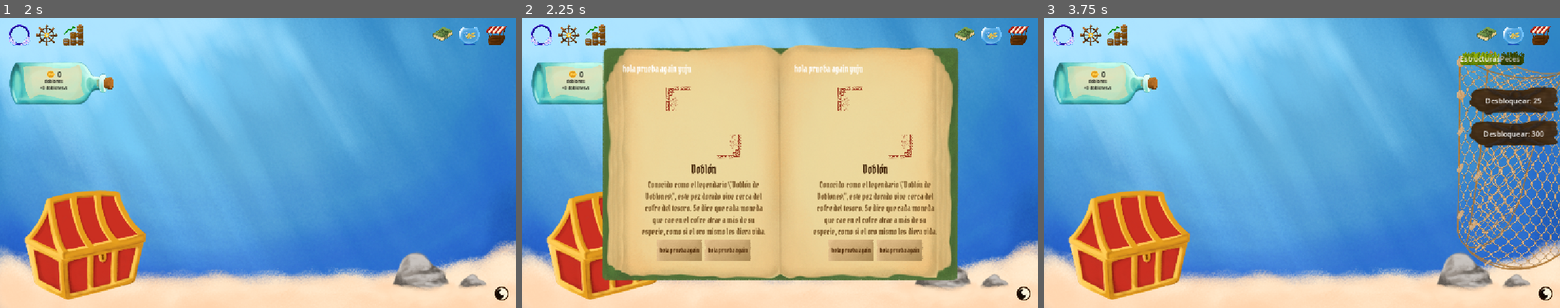
Above: before the commit, frames 1-3 (left to right).
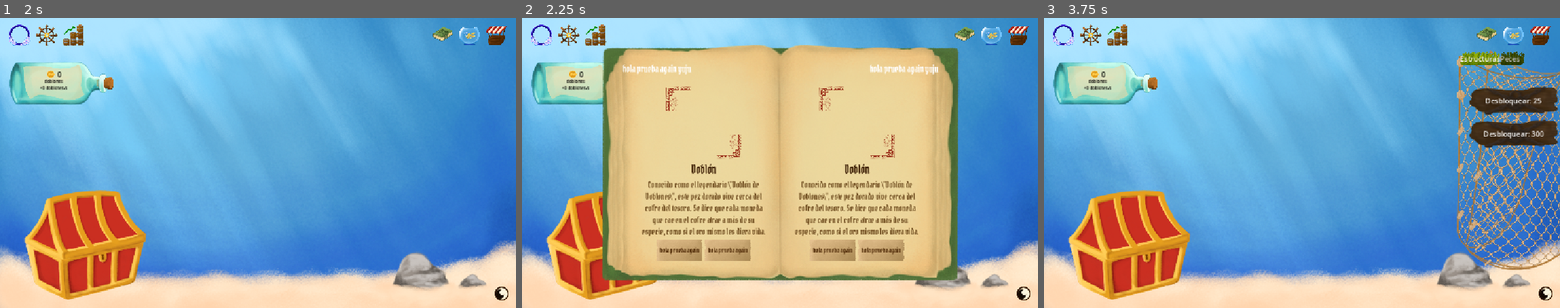
Above: after the commit, the same moments.

Repository: Niett204/fish-clicks
Game: Godot game, scene res://scenes/main.tscn
Same seed, same stepped clock (60 frames per second), same inputs: the game is played once before the commit and once after it.
Inputs (mouse positions are in pixels of both pictures, inside the frame that each line leads up to):
- Up to frame 1 (2 s): click (20, 35) at 0.5 s; click (72, 35) at 1.25 s
- Up to frame 2 (2.25 s): click (965, 35) at 2 s
- Up to frame 3 (3.75 s): click (1513, 35) at 2.75 s; click (1539, 35) at 3.5 s

Frame 1 is identical in both runs. In frame 2, 3.5% of the frame differs, in the area x 52-81%, y 16-84%; in frame 3, nothing differs.

Commit message:
Botones derechos + segundo pez
Añadidos los botones derechos de rareza funcionales y la visualización de más peces en el libro.

Diff:
--- a/client/fish-clicks-main/scenes/UI/encyclopedia.gd
+++ b/client/fish-clicks-main/scenes/UI/encyclopedia.gd
@@ -1,7 +1,7 @@
 extends Control
 
 @onready var http_request: HTTPRequest = $HTTPRequest
-@onready var rareza_container: VBoxContainer = $FondoLibro/RarezaContainer
+@onready var rareza_container: VBoxContainer = $FondoLibro/RarezaPanel/RarezaContainer
 
 @onready var tag_bg_izq: TextureRect = $FondoLibro/ContenedorLibro/PaginaIzq/MarginIzq/VBoxIzq/tag_bg_izq
 @onready var tag_rareza_izq: Label = $FondoLibro/ContenedorLibro/PaginaIzq/MarginIzq/VBoxIzq/tag_bg_izq/TagRarezaIzq
@@ -10,7 +10,9 @@
 @onready var descripcion_izq: RichTextLabel = $FondoLibro/ContenedorLibro/PaginaIzq/MarginIzq/VBoxIzq/DescripcionIzq
 @onready var stat_izq: Label = $FondoLibro/ContenedorLibro/PaginaIzq/MarginIzq/VBoxIzq/HBoxIzq/tag_bg_izq2/StatIzq
 @onready var habitat_izq: Label = $FondoLibro/ContenedorLibro/PaginaIzq/MarginIzq/VBoxIzq/HBoxIzq/tag_bg_izq3/HabitatIzq
-
+@onready var marco_pez_izq: TextureRect = $FondoLibro/ContenedorLibro/PaginaIzq/MarginIzq/VBoxIzq/marco_pez_izq
+@onready var tag_bg_izq2: TextureRect = $FondoLibro/ContenedorLibro/PaginaIzq/MarginIzq/VBoxIzq/HBoxIzq/tag_bg_izq2
+@onready var tag_bg_izq3: TextureRect = $FondoLibro/ContenedorLibro/PaginaIzq/MarginIzq/VBoxIzq/HBoxIzq/tag_bg_izq3
 
 @onready var tag_bg_der: TextureRect = $FondoLibro/ContenedorLibro/PaginaDer/MarginDer/VBoxDer/tag_bg_der
 @onready var tag_rareza_der: Label = $FondoLibro/ContenedorLibro/PaginaDer/MarginDer/VBoxDer/tag_bg_der/TagRarezaDer
@@ -19,6 +21,9 @@
 @onready var descripcion_der: RichTextLabel = $FondoLibro/ContenedorLibro/PaginaDer/MarginDer/VBoxDer/DescripcionDer
 @onready var stat_der: Label = $FondoLibro/ContenedorLibro/PaginaDer/MarginDer/VBoxDer/HBoxDer/tag_bg_der2/StatDer
 @onready var habitat_der: Label = $FondoLibro/ContenedorLibro/PaginaDer/MarginDer/VBoxDer/HBoxDer/tag_bg_der3/HabitatDer
+@onready var marco_pez_der: TextureRect = $FondoLibro/ContenedorLibro/PaginaDer/MarginDer/VBoxDer/marco_pez_der
+@onready var tag_bg_der2: TextureRect = $FondoLibro/ContenedorLibro/PaginaDer/MarginDer/VBoxDer/HBoxDer/tag_bg_der2
+@onready var tag_bg_der3: TextureRect = $FondoLibro/ContenedorLibro/PaginaDer/MarginDer/VBoxDer/HBoxDer/tag_bg_der3
 
 @onready var btn_anterior: TextureButton = $BtnAnterior
 @onready var btn_siguiente: TextureButton = $BtnSiguiente
@@ -28,7 +33,7 @@
 var rareza_actual: String = ""
 var rarezas_disponibles: Array = []
 
-var pez_ids_desbloqueados: Array[int] = [1]
+var pez_ids_desbloqueados: Array[int] = [1,2]
 
 enum RequestMode {
 	LOAD_ALL_FOR_RAREZAS,
@@ -141,19 +146,72 @@
 	for child in rareza_container.get_children():
 		child.queue_free()
 
-	var btn_todas := Button.new()
-	btn_todas.text = "Todas"
-	btn_todas.size_flags_horizontal = Control.SIZE_EXPAND_FILL
-	btn_todas.pressed.connect(func(): cambiar_rareza(""))
-	rareza_container.add_child(btn_todas)
+	_anadir_tab_todos()
 
 	for r in rarezas_disponibles:
-		var btn := Button.new()
-		btn.text = capitalizar_rareza(r)
-		btn.size_flags_horizontal = Control.SIZE_EXPAND_FILL
-		btn.pressed.connect(func(): cambiar_rareza(r))
-		rareza_container.add_child(btn)
-
+		_anadir_tab_rareza(r)
+
+
+func _anadir_tab_rareza(rareza: String) -> void:
+	var btn := TextureButton.new()
+
+	var textura := get_boton_rareza_texture(rareza)
+	if textura == null:
+		return
+
+	btn.texture_normal = textura
+	btn.texture_hover = textura
+	btn.texture_pressed = textura
+
+	# Estas dos cosas son las que tú necesitas
+	btn.ignore_texture_size = true
+	btn.stretch_mode = TextureButton.STRETCH_SCALE
+	btn.custom_minimum_size = Vector2(40, 30)
+
+	# Evita que el VBox lo estire
+	btn.size_flags_horizontal = Control.SIZE_SHRINK_CENTER
+	btn.size_flags_vertical = Control.SIZE_SHRINK_CENTER
+
+	btn.pressed.connect(func(): cambiar_rareza(rareza))
+
+	rareza_container.add_child(btn)
+
+func get_boton_rareza_texture(rareza: String) -> Texture2D:
+	match rareza.to_lower():
+		"comun":
+			return load("res://assets/ui/tags/tag_comun_vertical_OK.png")
+		"raro":
+			return load("res://assets/ui/tags/tag_raro_vertical_OK.png")
+		"epico":
+			return load("res://assets/ui/tags/tag_epico_vertical_OK.png")
+		"mitico":
+			return load("res://assets/ui/tags/tag_mitico_vertical_OK.png")
+		"ancestral":
+			return load("res://assets/ui/tags/tag_ancestral_vertical_OK.png")
+		_:
+			return null
+
+func _anadir_tab_todos() -> void:
+	var btn := TextureButton.new()
+
+	var textura := load("res://assets/ui/tags/tag_todos_vertical_OK.png")
+	if textura == null:
+		return
+
+	btn.texture_normal = textura
+	btn.texture_hover = textura
+	btn.texture_pressed = textura
+
+	btn.ignore_texture_size = true
+	btn.stretch_mode = TextureButton.STRETCH_SCALE
+	btn.custom_minimum_size = Vector2(40, 30)
+
+	btn.size_flags_horizontal = Control.SIZE_SHRINK_CENTER
+	btn.size_flags_vertical = Control.SIZE_SHRINK_CENTER
+
+	btn.pressed.connect(func(): cambiar_rareza(""))
+
+	rareza_container.add_child(btn)
 
 func cambiar_rareza(nueva_rareza: String) -> void:
 	if rareza_actual == nueva_rareza:
@@ -192,38 +250,72 @@
 	if is_left:
 		tag_rareza_izq.text = rareza
 		tag_bg_izq.texture = get_rareza_texture(rareza_raw)
+
+		marco_pez_izq.texture = get_marco_pez_texture()
+		pez_izq.texture = get_fish_texture(int(fish.get("id", -1)))
+
 		nombre_izq.text = nombre
 		descripcion_izq.text = descripcion
+
+		tag_bg_izq2.texture = get_tag_info_texture()
 		stat_izq.text = efecto
+
+		tag_bg_izq3.texture = get_tag_info_texture()
 		habitat_izq.text = habitat
-		pez_izq.texture = get_fish_texture(int(fish.get("id", -1)))
 	else:
 		tag_rareza_der.text = rareza
 		tag_bg_der.texture = get_rareza_texture(rareza_raw)
+
+		marco_pez_der.texture = get_marco_pez_texture()
+		pez_der.texture = get_fish_texture(int(fish.get("id", -1)))
+
 		nombre_der.text = nombre
 		descripcion_der.text = descripcion
+
+		tag_bg_der2.texture = get_tag_info_texture()
 		stat_der.text = efecto
+
+		tag_bg_der3.texture = get_tag_info_texture()
 		habitat_der.text = habitat
-		pez_der.texture = get_fish_texture(int(fish.get("id", -1)))
 
 
 func limpiar_pagina(is_left: bool) -> void:
 	if is_left:
 		tag_rareza_izq.text = ""
 		tag_bg_izq.texture = null
+
+		marco_pez_izq.texture = null
+		pez_izq.texture = null
+
 		nombre_izq.text = ""
 		descripcion_izq.text = ""
+
+		tag_bg_izq2.texture = null
 		stat_izq.text = ""
+
+		tag_bg_izq3.texture = null
 		habitat_izq.text = ""
-		pez_izq.texture = null
 	else:
 		tag_rareza_der.text = ""
 		tag_bg_der.texture = null
+
+		marco_pez_der.texture = null
+		pez_der.texture = null
+
 		nombre_der.text = ""
 		descripcion_der.text = ""
+
+		tag_bg_der2.texture = null
 		stat_der.text = ""
+
+		tag_bg_der3.texture = null
 		habitat_der.text = ""
-		pez_der.texture = null
+
+func get_marco_pez_texture() -> Texture2D:
+	return load("res://assets/ui/marco_peces.png")
+
+func get_tag_info_texture() -> Texture2D:
+	return load("res://assets/ui/rarezas/tag_rareza_default.png")
 
 
 func _on_btn_anterior_pressed() -> void:
@@ -248,20 +340,24 @@
 	match fish_id:
 		1:
 			return load("res://assets/peces/doblon.png")
+		2:
+			return load("res://assets/peces/sobrasada.png")
 		_:
 			return null
-
 func get_rareza_texture(rareza: String) -> Texture2D:
 	match rareza.to_lower():
 		"comun":
 			var tex = load("res://assets/ui/rarezas/tag_rareza_comun.png")
-			print("TEXTURA COMUN: ", tex)
+			return tex
+		"raro":
+			var tex = load("res://assets/ui/rarezas/tag_rareza_raro.png")
 			return tex
 		_:
 			return null
 
 func set_pez_ids_desbloqueados(ids: Array[int]) -> void:
 	pez_ids_desbloqueados = ids
+	cargar_rarezas_iniciales()
 
 
 func open() -> void:
--- a/client/fish-clicks-main/scenes/UI/encyclopedia_panel.tscn
+++ b/client/fish-clicks-main/scenes/UI/encyclopedia_panel.tscn
@@ -39,14 +39,6 @@
 texture = ExtResource("1_g574a")
 expand_mode = 3
 stretch_mode = 5
-
-[node name="RarezaContainer" type="VBoxContainer" parent="FondoLibro" unique_id=1042103093]
-layout_mode = 0
-offset_left = 952.99994
-offset_top = 89.0
-offset_right = 990.8478
-offset_bottom = 120.18362
-scale = Vector2(0.88416237, 16.308983)
 
 [node name="ContenedorLibro" type="HBoxContainer" parent="FondoLibro" unique_id=1023908088]
 layout_mode = 1
@@ -220,10 +212,10 @@
 anchors_preset = 15
 anchor_right = 1.0
 anchor_bottom = 1.0
-offset_left = 52.272743
-offset_top = 2.0833278
-offset_right = 17.272736
-offset_bottom = 2.083313
+offset_left = 5.0
+offset_top = 2.083
+offset_right = -30.0
+offset_bottom = 2.0830078
 grow_horizontal = 2
 grow_vertical = 2
 theme_override_constants/margin_left = 40
@@ -237,7 +229,7 @@
 [node name="tag_bg_der" type="TextureRect" parent="FondoLibro/ContenedorLibro/PaginaDer/MarginDer/VBoxDer" unique_id=923994571]
 custom_minimum_size = Vector2(80, 70)
 layout_mode = 2
-size_flags_horizontal = 0
+size_flags_horizontal = 8
 expand_mode = 2
 stretch_mode = 5
 
@@ -361,6 +353,25 @@
 text_direction = 1
 language = "es"
 
+[node name="RarezaPanel" type="Control" parent="FondoLibro" unique_id=1887276510]
+custom_minimum_size = Vector2(30, 220)
+anchors_preset = 0
+offset_left = 956.0
+offset_top = 84.0
+offset_right = 1006.0
+offset_bottom = 304.0
+scale = Vector2(0.67999756, 2.1999996)
+
+[node name="RarezaContainer" type="VBoxContainer" parent="FondoLibro/RarezaPanel" unique_id=1042103093]
+layout_mode = 1
+anchors_preset = 15
+anchor_right = 1.0
+anchor_bottom = 1.0
+offset_left = -90.0
+offset_right = -90.0
+grow_horizontal = 2
+grow_vertical = 2
+
 [node name="BtnAnterior" type="TextureButton" parent="." unique_id=30782975]
 layout_mode = 0
 offset_left = 272.0
Binary file added: client/fish-clicks-main/assets/peces/sobrasada.png
Not shown, added: client/fish-clicks-main/assets/peces/sobrasada.png.import
Binary file added: client/fish-clicks-main/assets/ui/tags/tag_ancestral_vertical_OK.png
Not shown, added: client/fish-clicks-main/assets/ui/tags/tag_ancestral_vertical_OK.png.import
Binary file added: client/fish-clicks-main/assets/ui/tags/tag_comun_vertical_OK.png
Not shown, added: client/fish-clicks-main/assets/ui/tags/tag_comun_vertical_OK.png.import
Binary file added: client/fish-clicks-main/assets/ui/tags/tag_epico_vertical_OK.png
Not shown, added: client/fish-clicks-main/assets/ui/tags/tag_epico_vertical_OK.png.import
Binary file added: client/fish-clicks-main/assets/ui/tags/tag_mitico_vertical_OK.png
Not shown, added: client/fish-clicks-main/assets/ui/tags/tag_mitico_vertical_OK.png.import
Binary file added: client/fish-clicks-main/assets/ui/tags/tag_raro_vertical_OK.png
Not shown, added: client/fish-clicks-main/assets/ui/tags/tag_raro_vertical_OK.png.import
(and 2 more such lines)
